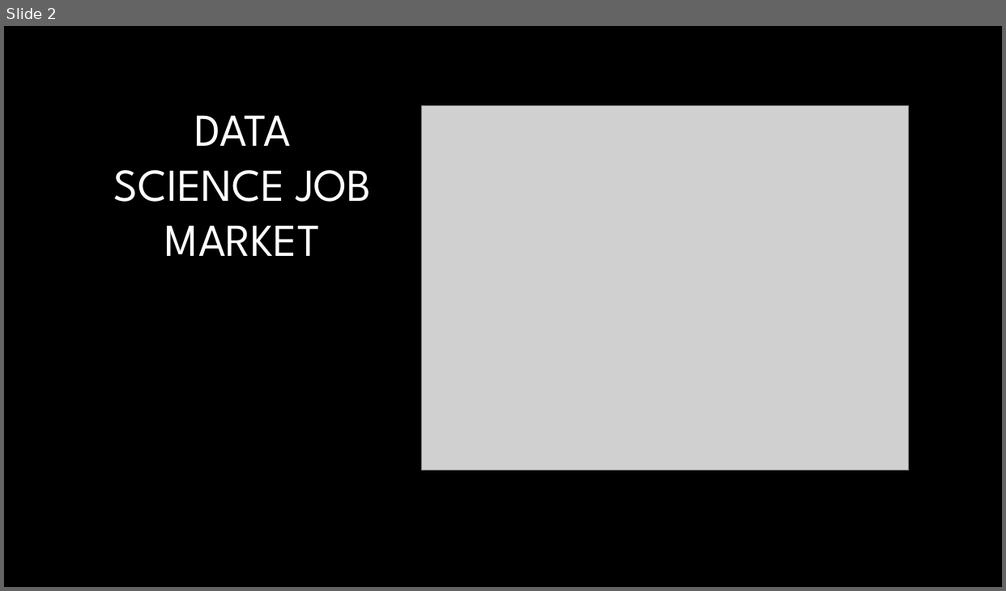
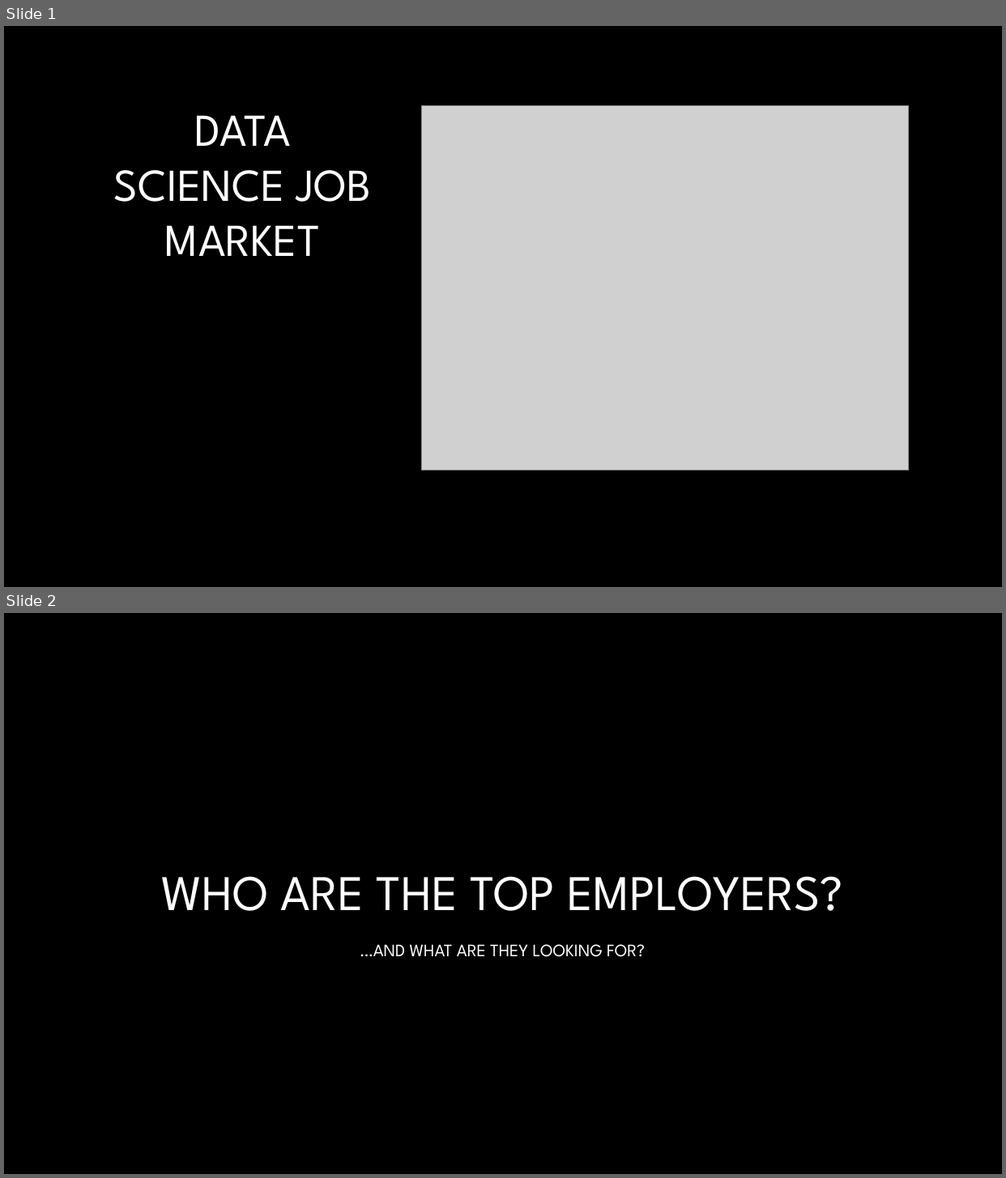
Before and after one commit to hopandskip/Data_Science_Job_Market, a slide deck: PresentationDS.pptx. Shown one above the other, each under a label of ours: slide 2 before the commit, slides 1 and 2 after it. The pictures are 1006x591 and 1006x1178 pixels, drawn with LibreOffice and Linux fonts; fonts in the diff are those of the drawing; grey boxes stand for pictures; background and template pictures are left out. Boxes give left, top, right and bottom in pixels: in the first picture for what was removed or moved away, otherwise in the second. Text is boxed around its words. In the diff, an @@ line names an element or a change of style, - is before the commit and + after.

```diff
--- a/PresentationDS.pptx
+++ b/PresentationDS.pptx
@@ slide 2 added at box(4, 613, 1002, 1174), background picture (left out) @@
@@ title added at box(161, 876, 844, 911), 48 pt, text gradient #FFFFFF to #A6A6A6 @@
+WHO ARE THE TOP EMPLOYERS?
@@ subtitle added at box(360, 944, 645, 957), 21 pt, text gradient #FFFFFF to #BFBFBF, small capitals @@
+…and what are they looking for?
@@ what was slide 2 is now slide 1 @@
```
Also in this commit, not shown: 1 other slide added, 1 slide removed, 2 other files.
